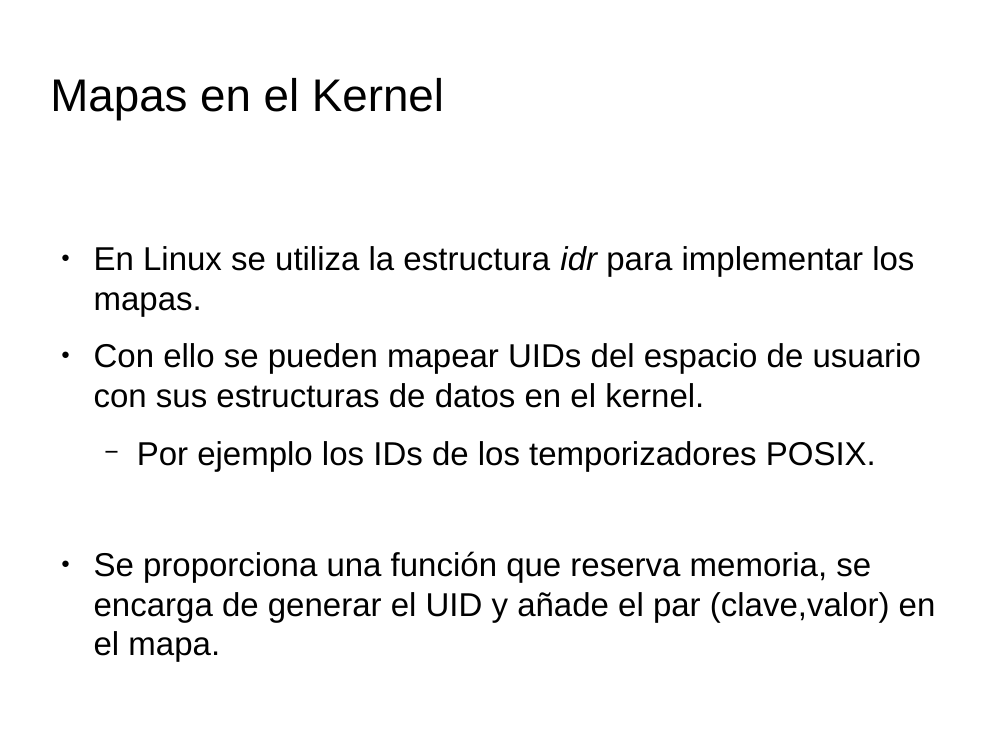
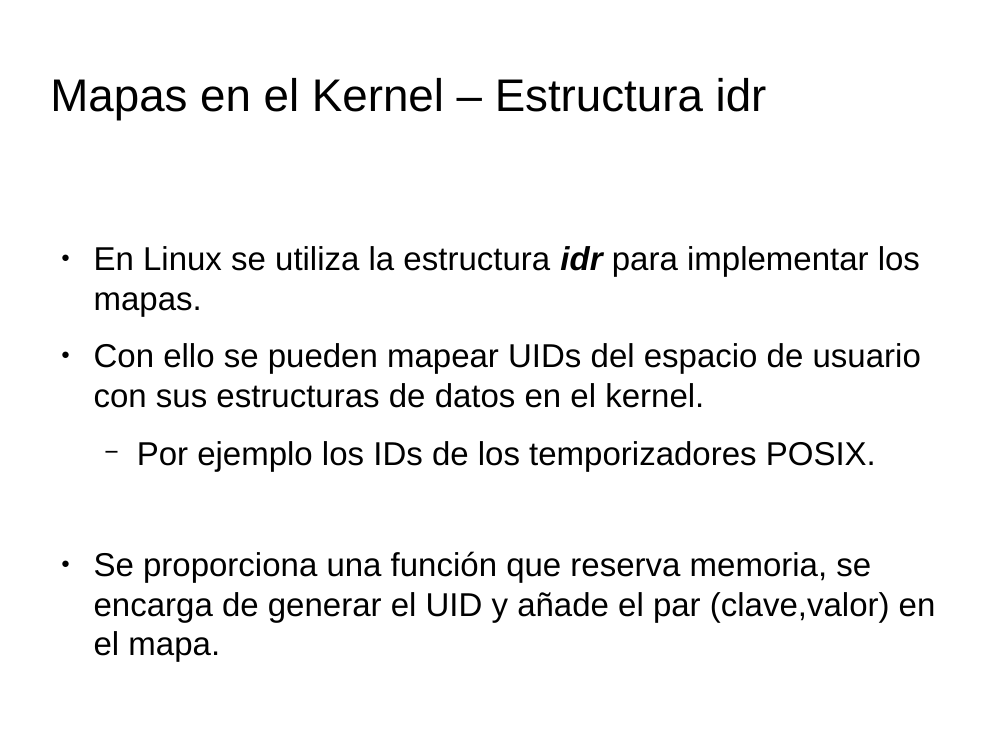
Before and after one commit to tombe85/lin, a slide deck: slide 7 of presentacion/EstructurasDeDatosKernel.odp. Drawn at 1008x756 pixels with LibreOffice and Linux fonts; fonts in the diff are those of the drawing; background and template pictures are left out. Boxes give left, top, right and bottom in pixels: in the first picture for what was removed or moved away, otherwise in the second. Text is boxed around its words. In the diff, an @@ line names an element or a change of style, - is before the commit and + after.

Commit message:
Avances presentación mapas

```diff
--- a/presentacion/EstructurasDeDatosKernel.odp
+++ b/presentacion/EstructurasDeDatosKernel.odp
@@ title at (50,78,767,121): text changed @@
-Mapas en el Kernel
+Mapas en el Kernel – Estructura idr
@@ text at (94,246,920,316): bold on in "idr" @@
```
Also in this commit, not shown: 5 other slides changed, 1 slide added.
